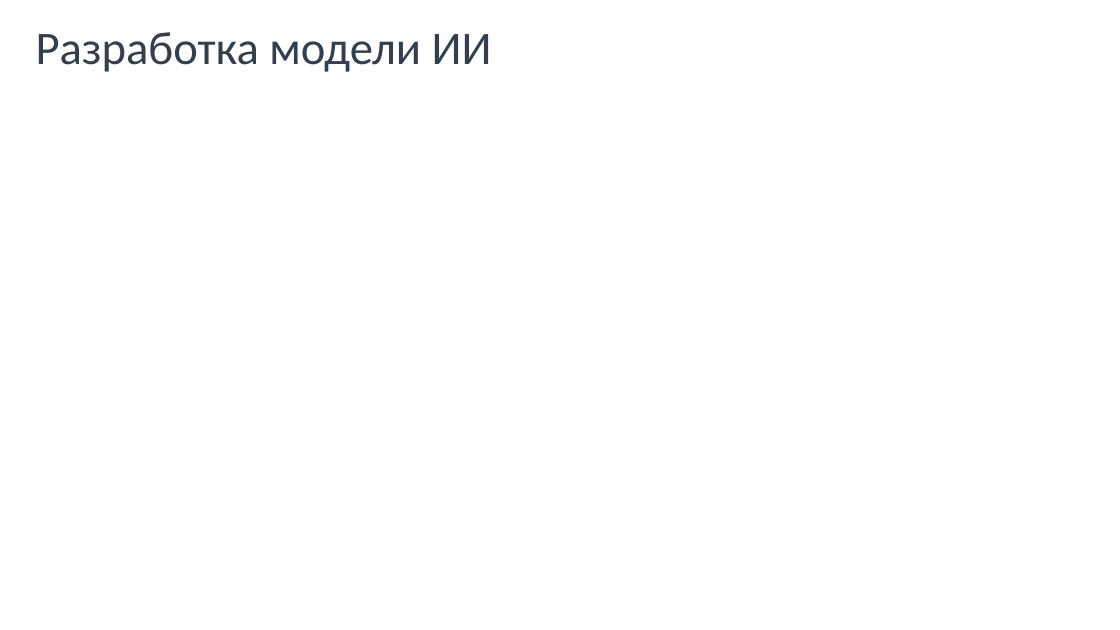
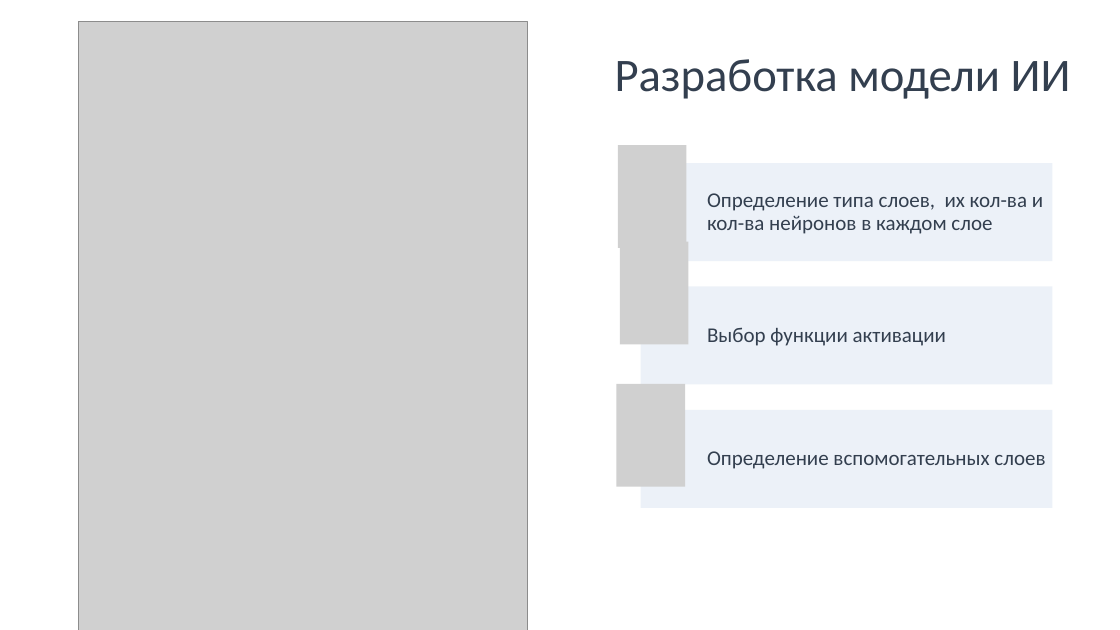
Before and after one commit to alivia-school/project-6c-ML, a slide deck: slide 6 of docs/Презентация.Машинное обучение.pptx. Drawn at 1120x630 pixels with LibreOffice and Linux fonts; fonts in the diff are those of the drawing; grey boxes stand for pictures; background and template pictures are left out. Boxes give left, top, right and bottom in pixels: in the first picture for what was removed or moved away, otherwise in the second. Text is boxed around its words. In the diff, an @@ line names an element or a change of style, - is before the commit and + after.

```diff
--- a/docs/Презентация.Машинное обучение.pptx
+++ b/docs/Презентация.Машинное обучение.pptx
@@ picture added at <box>78,22,528,630</box> @@
@@ text "Разработка модели ИИ": place and size @@
-text "Разработка модели ИИ" at <box>36,32,492,72</box>
+text "Разработка модели ИИ" at <box>615,59,1071,99</box>
@@ group added at <box>617,145,1053,508</box>: 3 rectangles, 3 texts, 3 pictures @@
+Определение типа слоев, их кол-ва и кол-ва нейронов в каждом слое
+Выбор функции активации
+Определение вспомогательных слоев
```
Also in this commit, not shown: 7 other slides changed.
